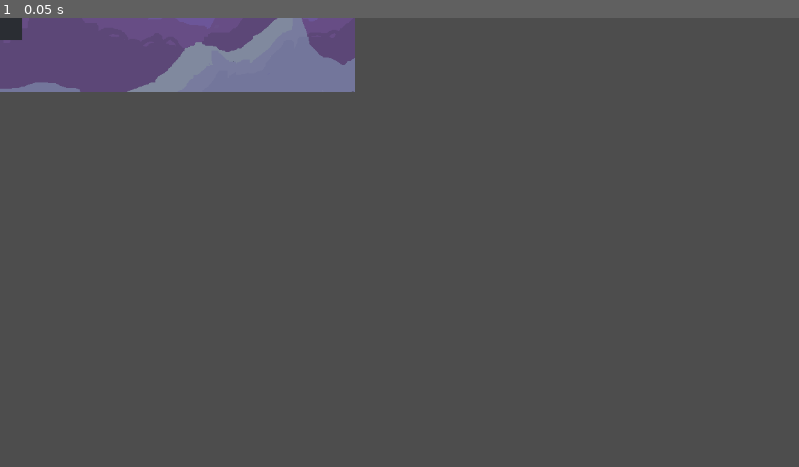
Above: before the commit, frame 1.
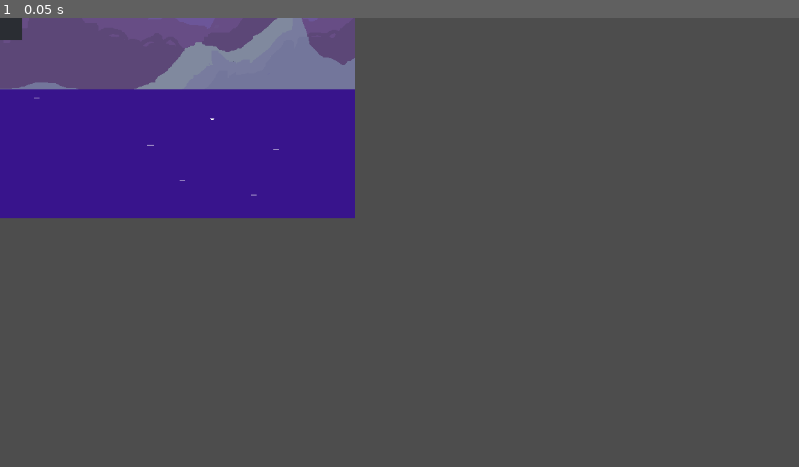
Above: after the commit, the same moment.

Repository: JMQ0598/Pogo-Game-Godot
Game: Godot game, scene res://Assets/Scenes/root.tscn
Same seed, same stepped clock (60 frames per second), same inputs: the game is played once before the commit and once after it.
Inputs:
- Up to frame 1 (0.05 s): no input

The runs differ from the first frame. In frame 1, 13% of the frame differs, in the area x 0-45%, y 15-45%.

Commit message:
Update dependency

Diff:
--- a/pogo-game/Assets/Scenes/platform.tscn
+++ b/pogo-game/Assets/Scenes/platform.tscn
@@ -1,6 +1,6 @@
 [gd_scene load_steps=3 format=3 uid="uid://bxb3162d0x5dk"]
 
-[ext_resource type="Texture2D" path="res://Assets/BG-Static-Space.png" id="1_i5wvk"]
+[ext_resource type="Texture2D" uid="uid://c2r4tbefstdcp" path="res://Assets/Sprites/BG-Static-Space.png" id="1_i5wvk"]
 
 [sub_resource type="RectangleShape2D" id="RectangleShape2D_i5wvk"]
 size = Vector2(1024, 186)
